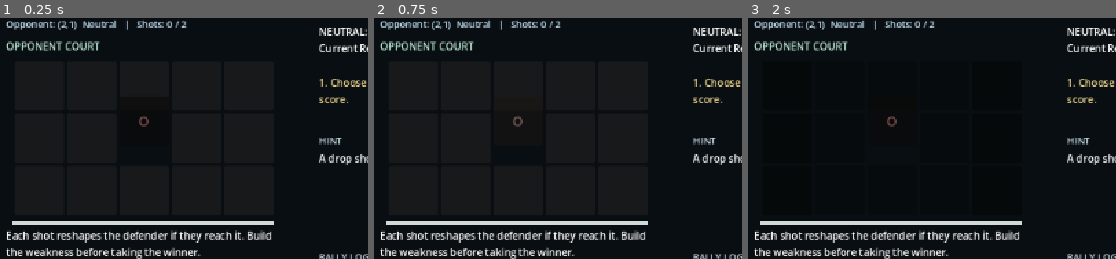
Above: before the commit, frames 1-3 (left to right).
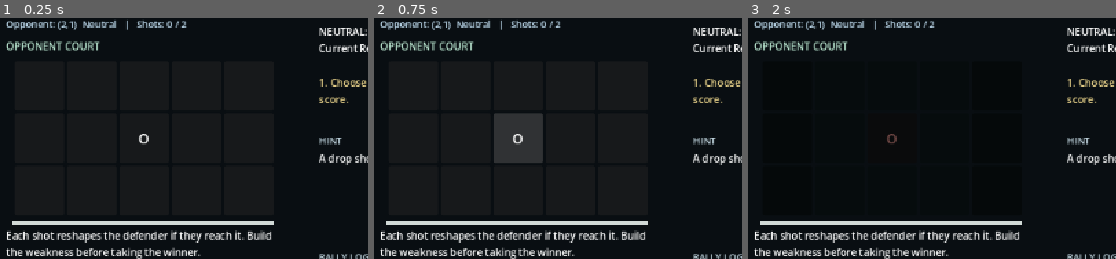
Above: after the commit, the same moments.

Repository: madowaku/checkrally
Game: Godot game, scene res://scenes/Main.tscn
Same seed, same stepped clock (60 frames per second), same inputs: the game is played once before the commit and once after it.
Inputs:
- Up to frame 1 (0.25 s): no input
- Up to frame 2 (0.75 s): click "O" at 0.5 s
- Up to frame 3 (2 s): click "Retry" at 1.25 s
The pictures show only the part of the screen within x 0-50%, y 17-67%; the shares and areas given below are measured in that part.

The runs differ from the first frame. In frame 1, 0.2% of the frame differs, in the area x 37-41%, y 40-53%; in frame 2, 2.7%, in the area x 32-46%, y 39-61%; in frame 3, 0.1%.

Commit message:
fix(ui): shift opponent court cell with the rest of the grid

Diff:
--- a/scripts/GrantUiHotfix.gd
+++ b/scripts/GrantUiHotfix.gd
@@ -26,7 +26,8 @@
 	for child in root.get_children():
 		if child is Button:
 			var button: Button = child as Button
-			if button.text == "" and button.position.x >= 40.0 and button.position.x <= 420.0 and button.position.y >= 165.0 and button.position.y <= 330.0:
+			# Select the court by its original geometry, not its label: the opponent cell displays "O".
+			if button.position.x >= 40.0 and button.position.x <= 420.0 and button.position.y >= 165.0 and button.position.y <= 330.0:
 				button.position.y += COURT_SHIFT_Y
 				# Main.gd owns the semantic cell colors. This only lifts their readability.
 				button.self_modulate = Color(1.30, 1.30, 1.30, 1.0)
